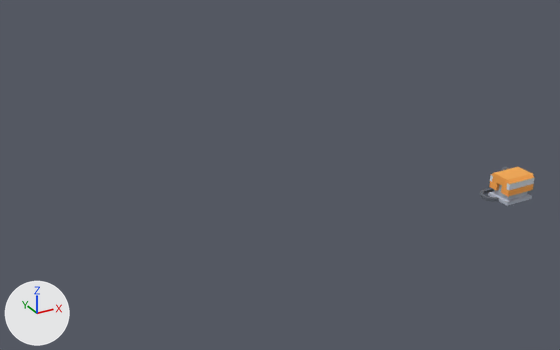
An edit to the glTF model public/models/mars/machine_generator.glb, drawn before and after from the same camera.
Rendered twice from a camera (50 mm lens) standing at (-6.22, -9.19, 5.06) and looking at (-0.83, 0.61, 0.15). Lighting does not change. The marker at lower left points along +X, +Y and +Z. The picture after the commit comes second. Where no turn or scale is listed for an object, it has been applied to the vertices. Vertices at exactly the same position are counted once.

Names of what the first picture shows: 'cable', 'machine_generator'.
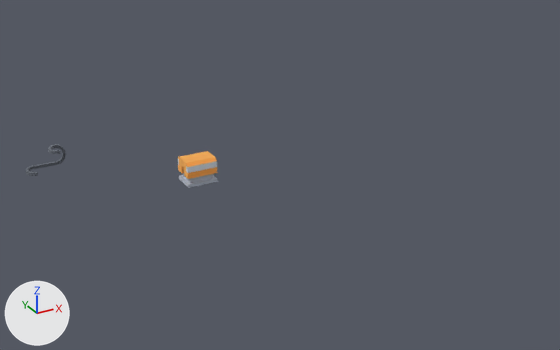
Location of each change, [x1, y1, x2, y2] in pixels of the pictures (560 x 350 px):
'machine_generator', moved: before [488, 167, 534, 206]; after [178, 151, 218, 188]
'cable', moved: before [480, 167, 509, 202]; after [26, 144, 66, 176]

What changed in the scene script:
```text
Change me_mesh_machine_generator:
    used by ob_machine_generator; location = (2.0, -1.5, 0.0)
    remove me_mesh_machine_generator.from_pydata(...)  # 56 vertices, 110 faces; spans x -0.25..0.25, y -0.2..0.2, z 0.0..0.4
    add me_mesh_machine_generator.from_pydata(...)  # 56 vertices, 110 faces; spans x -2.15..-1.65, y 1.175..1.575, z 0.0..0.4
    me_mesh_machine_generator part 1: the whole mesh is moved by (-1.9, 1.375, 0.0)
Change ob_machine_generator:
    ob_machine_generator.location: (2.0, -1.5, 0.0) -> (0.0, 0.0, 0.0)
Change ob_cable:
    ob_cable.location: (1.6, -1.52, 0.0) -> (0.0, 0.0, 0.0)
Remove ob_tmpparent:
    ob_tmpparent = bpy.data.objects.new('tmpParent', None)
    ob_tmpparent.location = (0.0, 0.0, 0.0)
```
